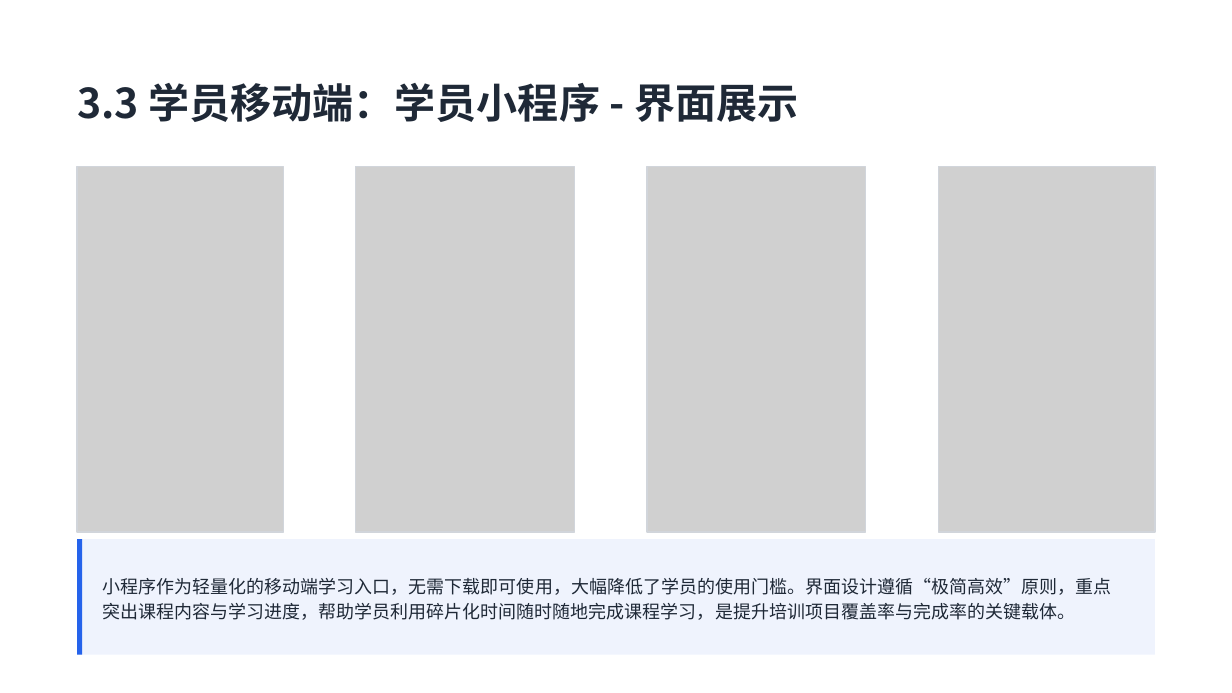
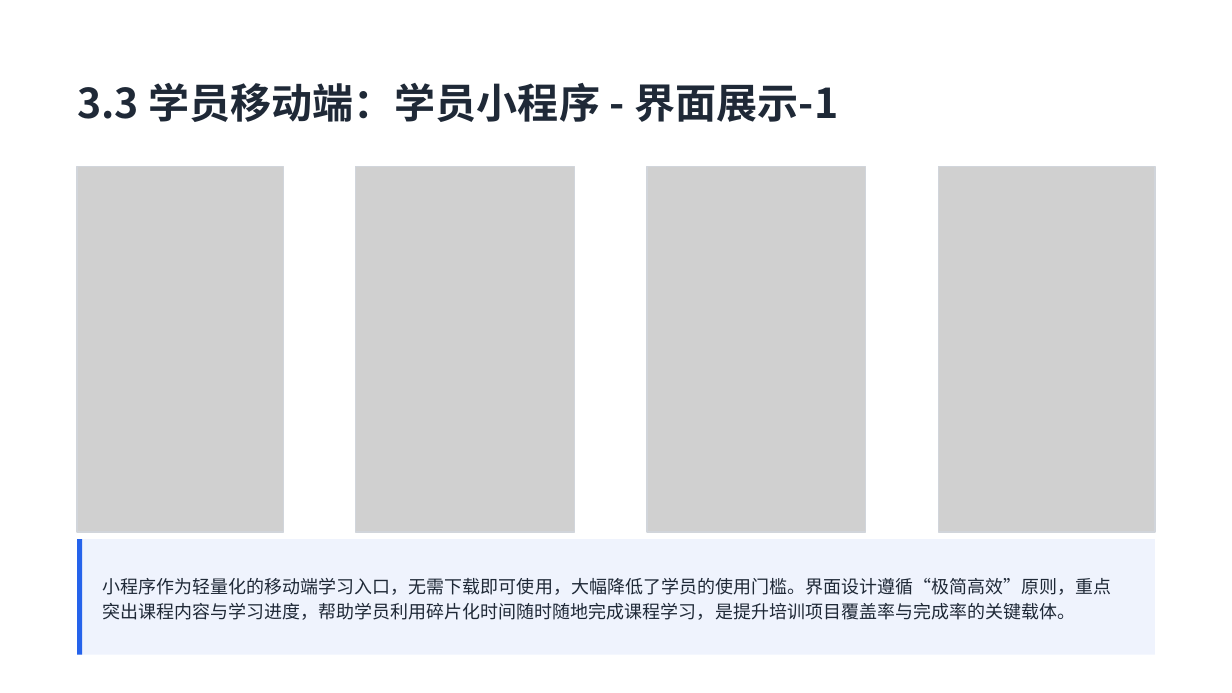
Before and after one commit to user007a/project, a slide deck: slide 12 of pro_sanzhutraining/docs/项目建设方案.pptx (slide 13 before the commit). Drawn at 1232x693 pixels with LibreOffice and Linux fonts; fonts in the diff are those of the drawing; grey boxes stand for pictures. Boxes give left, top, right and bottom in pixels: in the first picture for what was removed or moved away, otherwise in the second. Text is boxed around its words. In the diff, an @@ line names an element or a change of style, - is before the commit and + after.

```diff
--- a/pro_sanzhutraining/docs/项目建设方案.pptx
+++ b/pro_sanzhutraining/docs/项目建设方案.pptx
@@ text at box(77, 83, 838, 122): text changed @@
-3.3 学员移动端：学员小程序 - 界面展示
+3.3 学员移动端：学员小程序 - 界面展示-1
```
Also in this commit, not shown: 3 other slides changed, 1 other file.
